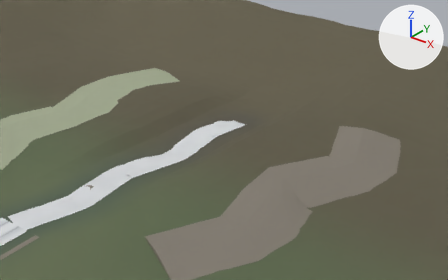
One commit to the Blender file assets/source/blender/agent_b_act1/agentb_terrain_road_kit.blend: the scene before it, then after it.
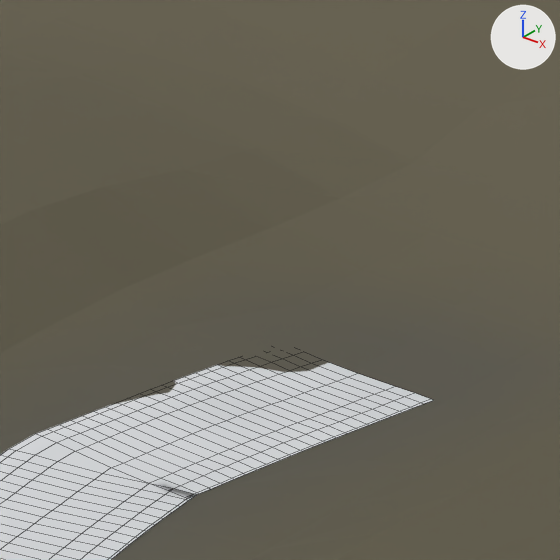
Old and new are each drawn from a camera (50 mm lens) standing at (45.89, 63.23, 32.46) and looking at (0.48, 120.0, -2.74) and again close up on the part from 43% to 58% of the width and 27% to 52% of the height. Arrows for +X, +Y and +Z are at upper right; the lights stay in place. The older version's two pictures come first. The close-ups show mesh edges as thin lines.

Script lines for the objects in view, before the commit:
```python
me_road_karapath = bpy.data.meshes.new('Road_KaraPath')
me_road_karapath.from_pydata(...)  # 1215 vertices, 1072 faces; spans x -2.2..2.8, y 89.1..122.7, z -1.0..-0.3
me_road_karapath.polygons.foreach_set('use_smooth', [True] * 1072)
me_road_karapath.materials.append(mat_ab_road_pigment)
me_terrain_main = bpy.data.meshes.new('Terrain_Main')
me_terrain_main.from_pydata(...)  # 8514 vertices, 8320 faces; spans x -64.0..66.0, y -104.0..152.0, z -1.0..12.0
me_terrain_main.materials.append(mat_ab_terrain)
ob_road_karapath = bpy.data.objects.new('Road_KaraPath', me_road_karapath)
ob_road_karapath.parent = ob_urman_agentb_terrainroadkit
ob_road_karapath.location = (0.0, 0.0, 0.0)
ob_terrain_main = bpy.data.objects.new('Terrain_Main', me_terrain_main)
ob_terrain_main.parent = ob_urman_agentb_terrainroadkit
ob_terrain_main.location = (0.0, 0.0, 0.0)
```
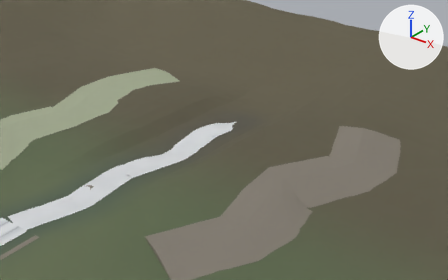
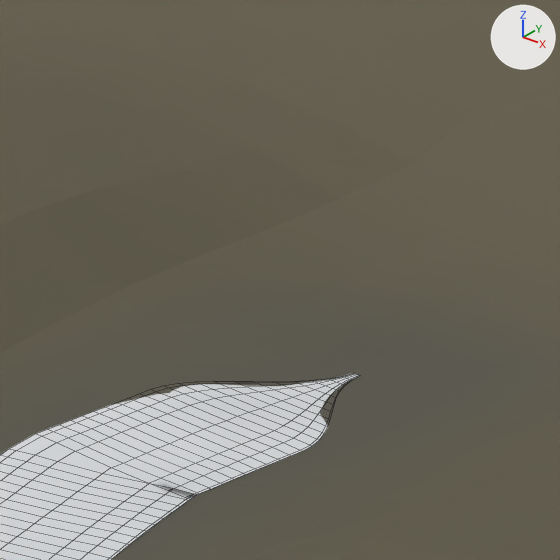
Where the change shows, as pixel boxes [x1, y1, x2, y2] in the close-ups (560 x 560 px; the box of a moved part takes in the faces that stretch with it):
'Road_KaraPath', reshaped: before [0, 363, 433, 560]; after [0, 373, 360, 560]
part 1 of me_road_karapath, moved or reshaped: before [172, 363, 433, 447]; after [175, 373, 360, 446]

Diff of the bpy script that builds the scene:
```diff
--- a/assets/source/blender/agent_b_act1/agentb_terrain_road_kit.blend.py
+++ b/assets/source/blender/agent_b_act1/agentb_terrain_road_kit.blend.py
@@ me_road_karapath @@
 # used by ob_road_karapath; parent = ob_urman_agentb_terrainroadkit; location = (0.0, 0.0, 0.0)
-me_road_karapath.from_pydata(...)  # 1215 vertices, 1072 faces; spans x -2.2..2.8, y 89.1..122.7, z -1.0..-0.3
+me_road_karapath.from_pydata(...)  # 1215 vertices, 1072 faces; spans x -2.2..2.8, y 89.1..122.5, z -1.0..-0.3
+# me_road_karapath part 1: 86 of 1215 vertices moved; they spanned x -1.4..2.3, y 119.8..122.7, z -1.0..-0.8 and now span x -1.2..1.9, y 119.8..122.5, z -1.0..-0.8; mean shift (0.0, 0.0, 0.0); largest move (2.3, 122.3, -0.9) -> (0.7, 122.5, -1.0)
 me_road_karapath.materials.append(mat_ab_road_pigment)
```
